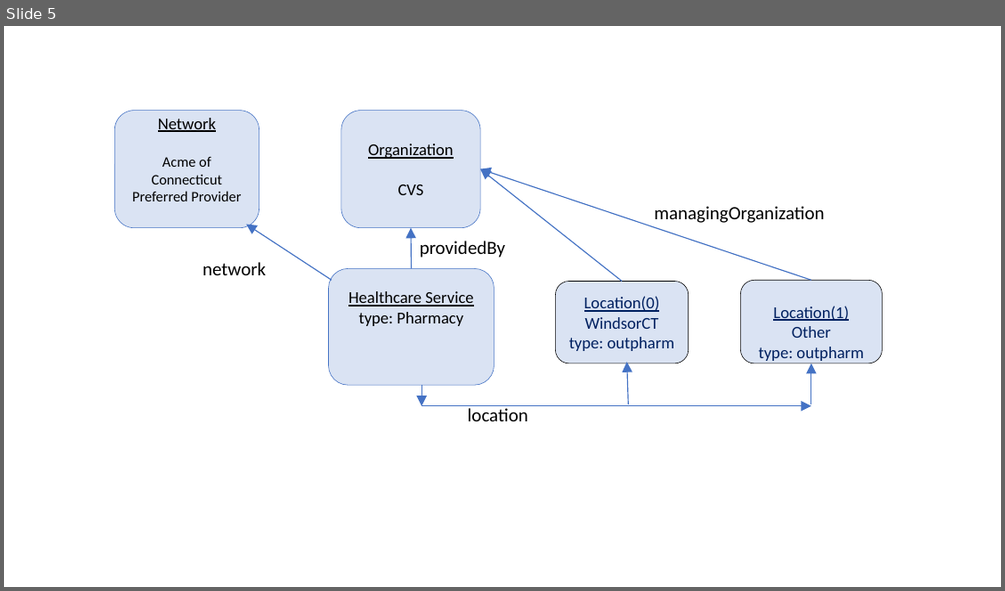
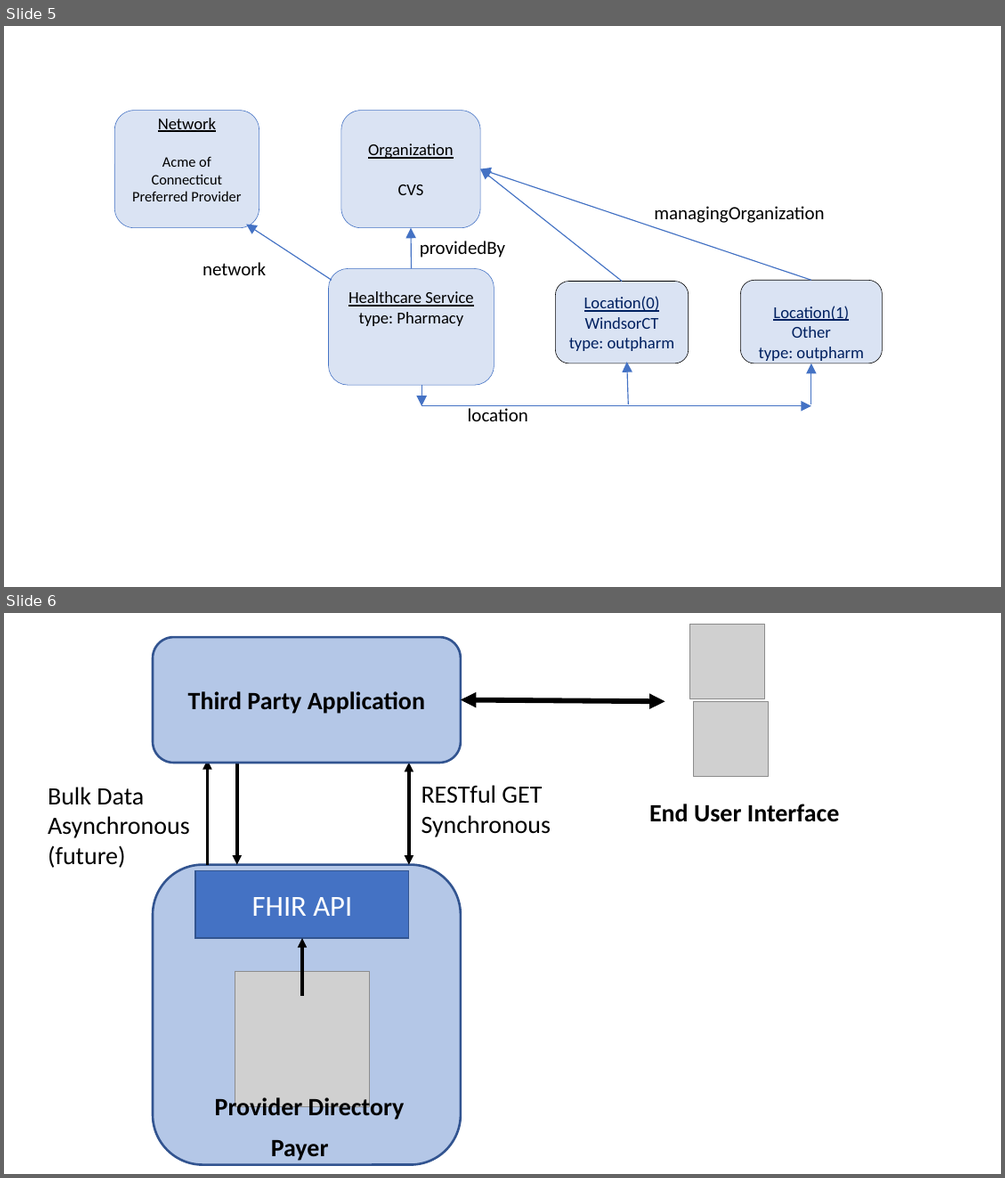
Before and after one commit to HL7/davinci-pdex-plan-net, a slide deck: fsh/ig-data/input/images/Figures.pptx. Shown one above the other, each under a label of ours: slide 5 before the commit, slides 5 and 6 after it. The pictures are 1005x591 and 1005x1178 pixels, drawn with LibreOffice and Linux fonts; fonts in the diff are those of the drawing; grey boxes stand for pictures. Boxes give left, top, right and bottom in pixels: in the first picture for what was removed or moved away, otherwise in the second. Text is boxed around its words. In the diff, an @@ line names an element or a change of style, - is before the commit and + after.

```diff
--- a/fsh/ig-data/input/images/Figures.pptx
+++ b/fsh/ig-data/input/images/Figures.pptx
@@ slide 6 added at box(4, 613, 1001, 1174), background #FFFFFF @@
@@ rounded rectangle added at box(153, 637, 461, 763), fill #B4C7E7, outline #325491 2.25 pt, 24 pt, text #000000, bold @@
+Third Party Application
@@ picture added at box(689, 624, 764, 698) @@
@@ double arrow added from (665, 701) to (461, 699), #000000 5 pt @@
@@ picture added at box(694, 701, 769, 776) @@
@@ arrow added from (208, 864) to (208, 760), #000000 3 pt @@
@@ arrow added from (237, 763) to (237, 864), #000000 3 pt @@
@@ double arrow added from (409, 864) to (409, 763), #000000 3 pt @@
@@ text added at box(48, 787, 190, 868), 24 pt, text #000000 @@
+Bulk Data
+Asynchronous
+(future)
@@ text added at box(421, 785, 551, 837), 24 pt, text #000000 @@
+RESTful GET
+Synchronous
@@ text added at box(649, 803, 840, 822), 24 pt, text #000000, bold @@
+End User Interface
@@ rounded rectangle added at box(153, 864, 461, 1164), fill #B4C7E7, outline #325491 2.25 pt @@
@@ rectangle added at box(195, 871, 409, 938), fill #4472C4, outline #325491 1 pt, 28 pt, text #FFFFFF @@
+FHIR API
@@ arrow added from (302, 995) to (302, 938), #000000 3 pt @@
@@ picture added at box(235, 972, 370, 1107) @@
@@ text added at box(215, 1094, 404, 1119), 24 pt, text #000000, bold @@
+Provider Directory
@@ text added at box(271, 1140, 329, 1160), 24 pt, text #000000, bold @@
+Payer
```
Also in this commit, not shown: 2 slides changed, 1 other slide added, 13 other files.
